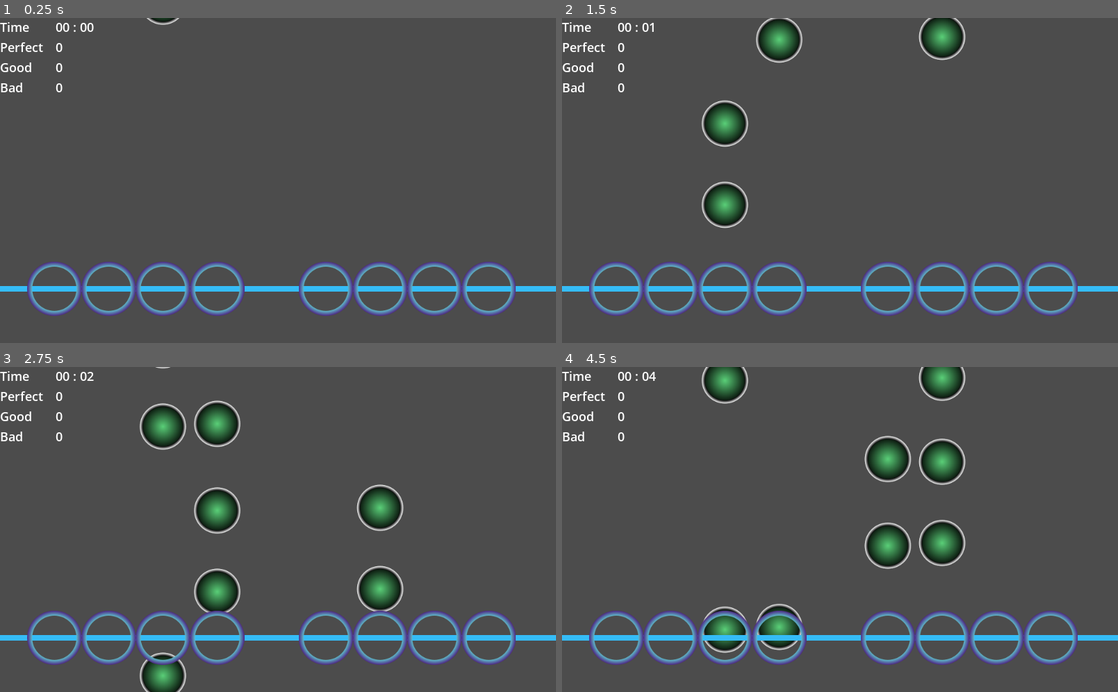
Above: before the commit, frames 1-4 (two rows, left to right).
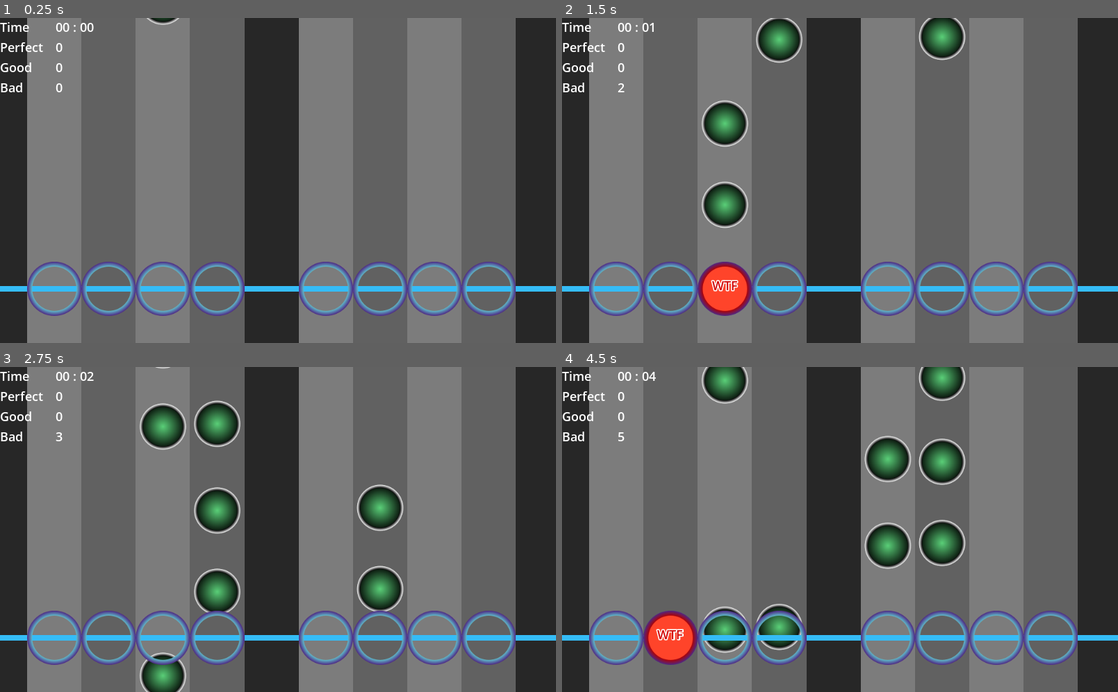
Above: after the commit, the same moments.

Repository: fractalbach/easy_rhythm
Game: Godot game, scene res://game.tscn
The game is run twice, just before and just after one commit, with the same random seed, the same clock (stepped at 60 frames per second) and the same inputs.
Inputs (mouse positions are in pixels of both pictures, inside the frame that each line leads up to):
- Up to frame 1 (0.25 s): no input
- Up to frame 2 (1.5 s): move the mouse to (962, 164) at 0.52 s; click (962, 164) at 0.67 s; move the mouse to (728, 196) at 1.27 s; click (728, 196) at 1.42 s
- Up to frame 3 (2.75 s): move the mouse to (333, 458) at 2.02 s; click (333, 458) at 2.17 s
- Up to frame 4 (4.5 s): move the mouse to (812, 594) at 2.77 s; click (812, 594) at 2.92 s; move the mouse to (1006, 578) at 3.52 s; click (1006, 578) at 3.67 s; move the mouse to (673, 480) at 4.27 s; click (673, 480) at 4.42 s

The runs differ from the first frame. In frame 1, 58% of the frame differs, in the area x 0-100%, y 0-100%; in frame 2, 57%; in frame 3, 56%; in frame 4, 56%.

Commit message:
added mouse/touch ability and colored rectangle tracks

Diff:
--- a/src/PianoKey/PianoKey.gd
+++ b/src/PianoKey/PianoKey.gd
@@ -1,15 +1,16 @@
 class_name PianoKey
-extends AnimatedSprite
+extends Node2D
 
 signal note_hit(type_of_hit)
 
 const BAD_HIT = 0
 const GOOD_HIT = 1
 const PERFECT_HIT = 2
-
+onready var player = get_tree().get_root().get_node("game/MyAudioGen")
+onready var sprite = $AnimatedSprite
+onready var area2d = $AnimatedSprite/Area2D
+var HitText = load("res://HitText/HitText.tscn")
 var action_name = ""
-var HitText = load("res://HitText/HitText.tscn")
-onready var player = get_tree().get_root().get_node("game/MyAudioGen")
 
 
 func set_action_name(name):
@@ -17,7 +18,7 @@
 
 
 func _ready():
-	play("default")
+	sprite.play("default")
 
 
 func _input(event: InputEvent) -> void:
@@ -25,14 +26,16 @@
 		return
 	if event.is_action_pressed(action_name):
 		handle_note_hit()
-		# player.enable(int(action_name.right(1)))
 	elif event.is_action_released(action_name):
-		play("default")
-		# player.disable()
+		handle_note_release()
+
+
+func handle_note_release() -> void:
+	sprite.play("default")
 
 
 func handle_note_hit() -> void:
-	var areas = $Area2D.get_overlapping_areas()
+	var areas = area2d.get_overlapping_areas()
 	if len(areas) > 0:
 		var area = areas[0]
 		var dist = abs(round(area.owner.position.y - position.y))
@@ -43,13 +46,13 @@
 			consume_note(area, GOOD_HIT)
 			generate_hit_text("Good", GOOD_HIT)
 		return
-	play("miss")
+	sprite.play("miss")
 	emit_signal("note_hit", BAD_HIT)
 	generate_hit_text("WTF", BAD_HIT)
 
 
-func consume_note(area, hit_type):
-	play("hit")
+func consume_note(area:Area2D, hit_type:int) -> void:
+	sprite.play("hit")
 	emit_signal("note_hit", hit_type)
 	area.owner.queue_free()
 
--- a/src/PianoKey/PianoKey.tscn
+++ b/src/PianoKey/PianoKey.tscn
@@ -18,26 +18,28 @@
 "name": "on",
 "speed": 5.0
 }, {
+"frames": [ ExtResource( 5 ) ],
+"loop": true,
+"name": "miss",
+"speed": 5.0
+}, {
 "frames": [ ExtResource( 4 ) ],
 "loop": true,
 "name": "hit",
-"speed": 5.0
-}, {
-"frames": [ ExtResource( 5 ) ],
-"loop": true,
-"name": "miss",
 "speed": 5.0
 } ]
 
 [sub_resource type="RectangleShape2D" id=2]
 extents = Vector2( 40, 10 )
 
-[node name="PianoKey" type="AnimatedSprite"]
+[node name="PianoKey" type="Node2D"]
+script = ExtResource( 3 )
+
+[node name="AnimatedSprite" type="AnimatedSprite" parent="."]
 frames = SubResource( 1 )
 animation = "miss"
-script = ExtResource( 3 )
 
-[node name="Area2D" type="Area2D" parent="."]
+[node name="Area2D" type="Area2D" parent="AnimatedSprite"]
 
-[node name="CollisionShape2D" type="CollisionShape2D" parent="Area2D"]
+[node name="CollisionShape2D" type="CollisionShape2D" parent="AnimatedSprite/Area2D"]
 shape = SubResource( 2 )
--- a/src/game.gd
+++ b/src/game.gd
@@ -70,10 +70,24 @@
 	perfect_hits += 1
 	counter_perfect.text = str(perfect_hits)
 
-func _unhandled_input(event: InputEvent) -> void:
+func _input(event: InputEvent) -> void:
 	if event.is_action_pressed("quit_game"):
 		get_tree().quit()
+	if (event is InputEventMouseButton):
+		var k:int = floor((event.position.x - 50) / 100)
+		var n:int = -1
+		match k:
+			0,1,2,3: n = k
+			5,6,7,8: n = k - 1
+			_:       return
+		if event.is_pressed():
+			$piano_bar.get_children()[n].handle_note_hit()
+		else:
+			$piano_bar.get_children()[n].handle_note_release()
 
+
+func mouse_position_to_piano_key_index(mousex:int) -> int:
+	return 0
 
 # Random Note Generator:
 
--- a/src/game.tscn
+++ b/src/game.tscn
@@ -18,16 +18,86 @@
 [node name="game" type="Node2D"]
 script = ExtResource( 4 )
 
-[node name="SongLoader" type="Node" parent="."]
-script = ExtResource( 3 )
+[node name="backgrounds" type="Control" parent="."]
+margin_right = 40.0
+margin_bottom = 40.0
+__meta__ = {
+"_edit_use_anchors_": false
+}
+
+[node name="ColorRect1" type="ColorRect" parent="backgrounds"]
+margin_left = 50.0
+margin_right = 150.0
+margin_bottom = 600.0
+color = Color( 0.486275, 0.486275, 0.486275, 1 )
+__meta__ = {
+"_edit_use_anchors_": false
+}
+
+[node name="ColorRect2" type="ColorRect" parent="backgrounds"]
+margin_left = 150.0
+margin_right = 250.0
+margin_bottom = 600.0
+color = Color( 0.380392, 0.380392, 0.380392, 1 )
+__meta__ = {
+"_edit_use_anchors_": false
+}
+
+[node name="ColorRect3" type="ColorRect" parent="backgrounds"]
+margin_left = 250.0
+margin_right = 350.0
+margin_bottom = 600.0
+color = Color( 0.486275, 0.486275, 0.486275, 1 )
+__meta__ = {
+"_edit_use_anchors_": false
+}
+
+[node name="ColorRect4" type="ColorRect" parent="backgrounds"]
+margin_left = 350.0
+margin_right = 450.0
+margin_bottom = 600.0
+color = Color( 0.380392, 0.380392, 0.380392, 1 )
+__meta__ = {
+"_edit_use_anchors_": false
+}
+
+[node name="ColorRect5" type="ColorRect" parent="backgrounds"]
+margin_left = 550.0
+margin_right = 650.0
+margin_bottom = 600.0
+color = Color( 0.486275, 0.486275, 0.486275, 1 )
+__meta__ = {
+"_edit_use_anchors_": false
+}
+
+[node name="ColorRect6" type="ColorRect" parent="backgrounds"]
+margin_left = 650.0
+margin_right = 750.0
+margin_bottom = 600.0
+color = Color( 0.380392, 0.380392, 0.380392, 1 )
+__meta__ = {
+"_edit_use_anchors_": false
+}
+
+[node name="ColorRect7" type="ColorRect" parent="backgrounds"]
+margin_left = 750.0
+margin_right = 850.0
+margin_bottom = 600.0
+color = Color( 0.486275, 0.486275, 0.486275, 1 )
+__meta__ = {
+"_edit_use_anchors_": false
+}
+
+[node name="ColorRect8" type="ColorRect" parent="backgrounds"]
+margin_left = 850.0
+margin_right = 950.0
+margin_bottom = 600.0
+color = Color( 0.380392, 0.380392, 0.380392, 1 )
+__meta__ = {
+"_edit_use_anchors_": false
+}
 
 [node name="note_path" type="Node2D" parent="."]
-
-[node name="Line2D" type="Line2D" parent="."]
-points = PoolVector2Array( 0, 500, 1024, 500 )
-default_color = Color( 0.207843, 0.737255, 0.968627, 1 )
-
-[node name="piano_bar" type="Node2D" parent="."]
 
 [node name="Control" type="Control" parent="."]
 anchor_right = 1.0
@@ -118,6 +188,15 @@
 margin_right = 245.0
 margin_bottom = 186.0
 
+[node name="Line2D" type="Line2D" parent="."]
+points = PoolVector2Array( 0, 500, 1024, 500 )
+default_color = Color( 0.207843, 0.737255, 0.968627, 1 )
+
+[node name="piano_bar" type="Node2D" parent="."]
+
+[node name="SongLoader" type="Node" parent="."]
+script = ExtResource( 3 )
+
 [node name="MyAudioGen" type="Node" parent="."]
 script = ExtResource( 2 )
 
--- a/src/project.godot
+++ b/src/project.godot
@@ -19,7 +19,7 @@
 "language": "GDScript",
 "path": "res://Note/Note.gd"
 }, {
-"base": "AnimatedSprite",
+"base": "Node2D",
 "class": "PianoKey",
 "language": "GDScript",
 "path": "res://PianoKey/PianoKey.gd"
@@ -117,4 +117,5 @@
 quality/driver/driver_name="GLES2"
 vram_compression/import_etc=true
 vram_compression/import_etc2=false
+environment/default_clear_color=Color( 0.152941, 0.152941, 0.152941, 1 )
 environment/default_environment="res://default_env.tres"
